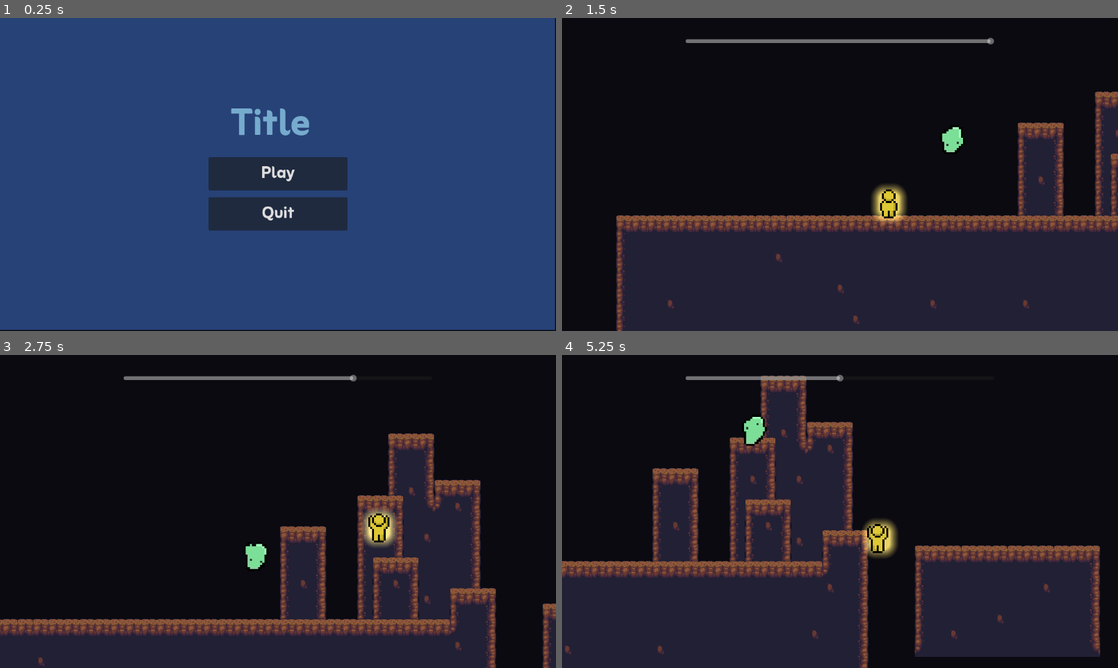
Above: before the commit, frames 1-4 (two rows, left to right).
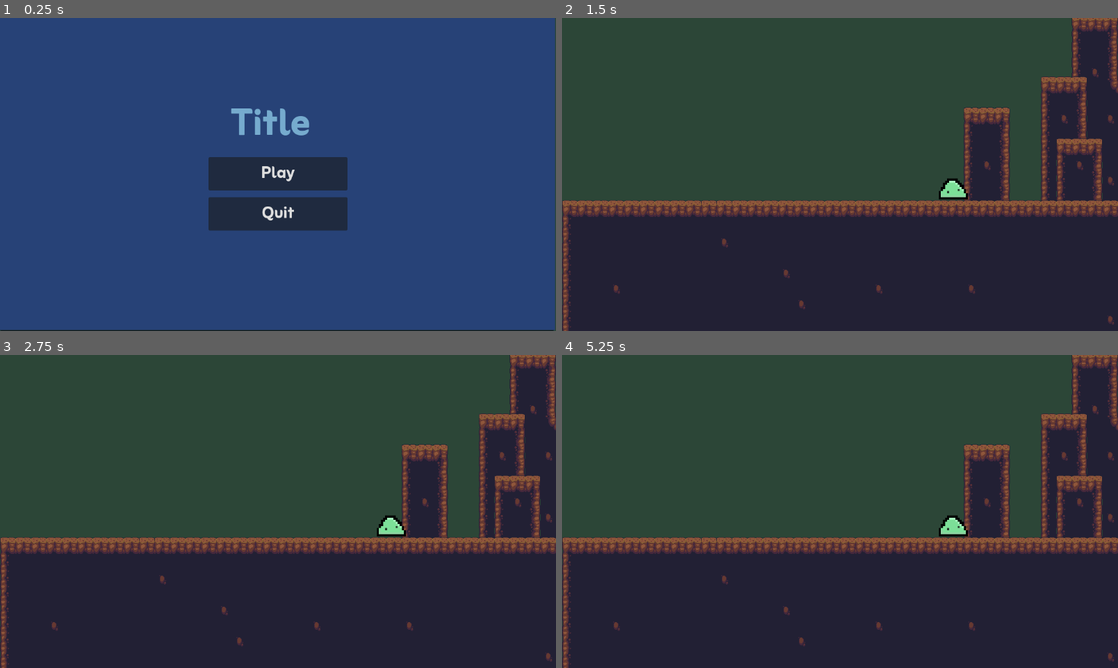
Above: after the commit, the same moments.

Repository: Robot-person487/cje
Game: Godot game, scene res://source/scenes/menu.tscn
Two runs of this game, one before a commit and one after it. Both use one fixed random seed, a clock stepped at 60 frames per second and the inputs below.
Inputs:
- Up to frame 1 (0.25 s): no input
- Up to frame 2 (1.5 s): click "Play" at 0.5 s; hold D (Right) from 1.28 s (still down)
- Up to frame 3 (2.75 s): keep holding D (Right); tap W (Jump) at 1.52, 2.27 s
- Up to frame 4 (5.25 s): release D (Right) at 2.78 s; hold A (Left) 2.78-3.53 s; hold D (Right) 3.53-5.03 s; tap W (Jump) at 3.77, 4.52 s; hold A (Left) from 5.03 s (still down)

The runs differ from the first frame. In frame 1, 0.1% of the frame differs, in the area x 0-100%, y 0-100%; in frame 2, 70%; in frame 3, 84%; in frame 4, 74%.

Commit message:
Add files via upload

Diff:
--- a/cje-main/player_ui.gd
+++ b/cje-main/player_ui.gd
@@ -8,4 +8,4 @@
 
 # Called every frame. 'delta' is the elapsed time since the previous frame.
 func _process(delta):
-	$HSlider.value = GlobalVars.getPlayerHealth()
+	$Container/ProgressBar.value = GlobalVars.getPlayerHealth()
--- a/cje-main/player_ui.tscn
+++ b/cje-main/player_ui.tscn
@@ -1,20 +1,68 @@
-[gd_scene load_steps=2 format=3 uid="uid://b4ihb1rc6e15q"]
+[gd_scene load_steps=6 format=3 uid="uid://b4ihb1rc6e15q"]
 
 [ext_resource type="Script" path="res://player_ui.gd" id="1_7gn2u"]
+[ext_resource type="Texture2D" uid="uid://c4l3u34y85jqi" path="res://assets/images/Heart.png" id="2_ahwxq"]
+
+[sub_resource type="StyleBoxEmpty" id="StyleBoxEmpty_qss3f"]
+
+[sub_resource type="StyleBoxTexture" id="StyleBoxTexture_pqa1m"]
+
+[sub_resource type="StyleBoxFlat" id="StyleBoxFlat_g23wc"]
+bg_color = Color(0.810717, 0.686203, 0.228662, 1)
 
 [node name="Player UI" type="Control"]
 layout_mode = 3
 anchors_preset = 15
 anchor_right = 1.0
 anchor_bottom = 1.0
+offset_left = 2.0
+offset_top = 2.0
+offset_right = 2.0
+offset_bottom = 2.0
 grow_horizontal = 2
 grow_vertical = 2
 script = ExtResource("1_7gn2u")
 
-[node name="HSlider" type="HSlider" parent="."]
+[node name="Container" type="Panel" parent="."]
 layout_mode = 0
-offset_left = 256.0
-offset_top = 24.0
-offset_right = 896.0
-offset_bottom = 72.0
-editable = false
+offset_left = 6.0
+offset_top = -2.0
+offset_right = 470.0
+offset_bottom = 78.0
+theme_override_styles/panel = SubResource("StyleBoxEmpty_qss3f")
+
+[node name="ColorRect2" type="ColorRect" parent="Container"]
+layout_mode = 0
+offset_left = 44.0
+offset_top = 41.0
+offset_right = 84.0
+offset_bottom = 81.0
+color = Color(1, 1, 1, 0)
+
+[node name="ColorRect" type="ColorRect" parent="Container"]
+layout_mode = 2
+offset_left = 18.0
+offset_top = 18.0
+offset_right = 434.0
+offset_bottom = 54.0
+color = Color(0.0514353, 0.0572591, 0.00914664, 1)
+
+[node name="ProgressBar" type="ProgressBar" parent="Container"]
+layout_mode = 2
+offset_left = 23.0
+offset_top = 23.0
+offset_right = 429.0
+offset_bottom = 49.0
+theme_override_styles/background = SubResource("StyleBoxTexture_pqa1m")
+theme_override_styles/fill = SubResource("StyleBoxFlat_g23wc")
+value = 50.0
+rounded = true
+allow_greater = true
+allow_lesser = true
+show_percentage = false
+
+[node name="Heart" type="Sprite2D" parent="Container"]
+texture_filter = 1
+position = Vector2(44, 41)
+scale = Vector2(5.39904, 5.39904)
+texture = ExtResource("2_ahwxq")
--- a/cje-main/project.godot
+++ b/cje-main/project.godot
@@ -13,6 +13,7 @@
 config/name="New Game Project"
 run/main_scene="res://source/scenes/menu.tscn"
 config/features=PackedStringArray("4.3", "Mobile")
+boot_splash/bg_color=Color(0.23676, 0.340239, 0.262059, 1)
 
 [autoload]
 
@@ -53,5 +54,5 @@
 [rendering]
 
 renderer/rendering_method="mobile"
-environment/defaults/default_clear_color=Color(0.0442879, 0.0391268, 0.0630752, 1)
+environment/defaults/default_clear_color=Color(0.17227, 0.275952, 0.214548, 1)
 anti_aliasing/quality/msaa_2d=2
--- a/cje-main/source/scenes/player.tscn
+++ b/cje-main/source/scenes/player.tscn
@@ -1,5 +1,6 @@
-[gd_scene load_steps=57 format=3 uid="uid://dpqand4lne2bb"]
-
+[gd_scene load_steps=59 format=3 uid="uid://dpqand4lne2bb"]
+
+[ext_resource type="Shader" path="res://source/shaders/shock.gdshader" id="1_7dos5"]
 [ext_resource type="Script" path="res://source/scripts/player.gd" id="1_yf43h"]
 [ext_resource type="Shader" path="res://source/shaders/playerGlow.gdshader" id="2_i66um"]
 [ext_resource type="PackedScene" uid="uid://b4ihb1rc6e15q" path="res://player_ui.tscn" id="2_pbuxy"]
@@ -181,6 +182,12 @@
 "speed": 5.0
 }]
 
+[sub_resource type="ShaderMaterial" id="ShaderMaterial_a716n"]
+shader = ExtResource("1_7dos5")
+shader_parameter/shock_color = Color(1, 0, 0, 1)
+shader_parameter/amplitude = 30.0
+shader_parameter/frequecy = 10.0
+
 [sub_resource type="AtlasTexture" id="AtlasTexture_a4ilk"]
 atlas = ExtResource("4_7mj6m")
 region = Rect2(128, 128, 128, 128)
@@ -424,6 +431,10 @@
 [node name="CanvasLayer" type="CanvasLayer" parent="."]
 
 [node name="Player UI" parent="CanvasLayer" instance=ExtResource("2_pbuxy")]
+offset_left = 0.0
+offset_top = 0.0
+offset_right = 0.0
+offset_bottom = 0.0
 
 [node name="ColorRect" type="ColorRect" parent="."]
 material = SubResource("ShaderMaterial_sllto")
@@ -450,6 +461,7 @@
 
 [node name="AnimatedSprite2D" type="AnimatedSprite2D" parent="."]
 texture_filter = 1
+material = SubResource("ShaderMaterial_a716n")
 position = Vector2(19, 9)
 sprite_frames = SubResource("SpriteFrames_53mgl")
 animation = &"walk"
Binary file added: cje-main/assets/images/Heart.png
Not shown, added: cje-main/assets/images/Heart.png.import
